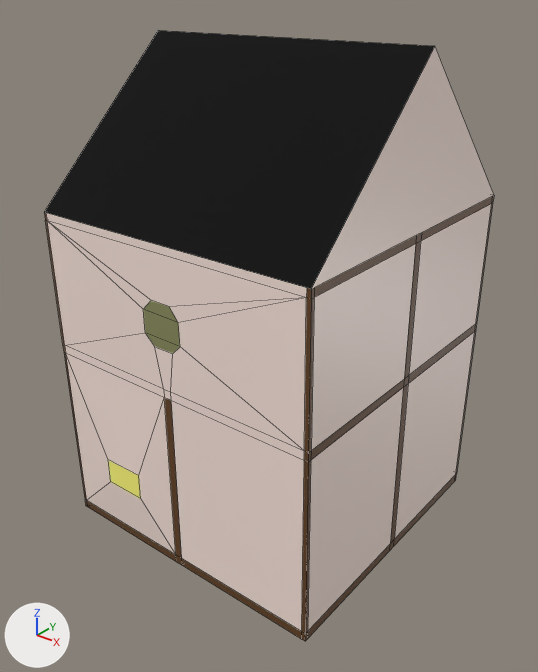
The Blender file Assets/Models/Environment/Scenes/Luthadel/Luthadel_house_2f_simple.blend as it was, and as the next commit left it.
One viewpoint serves both versions: a 50 mm camera at (8.7, -11.16, 10.88) aimed at (0.1, -0.41, 4.22). The axes (+X, +Y, +Z) are drawn at lower left. The lights are the same throughout. Mesh edges are drawn as thin lines. The same objects are shown in both versions, whatever each file hides.

Names of what the first picture shows: 'LOD2'.
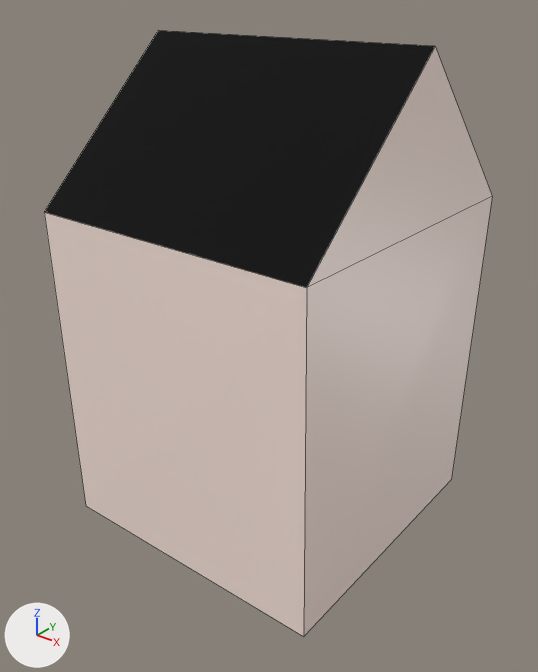
Scene script edits in JSON lines:
```json
{"op": "add", "block": "me_cube_018", "code": ["me_cube_018 = bpy.data.meshes.new('Cube.018')", "me_cube_018.from_pydata([(-3.15, -3.12, 6.85), (-3.07, -3.12, -0.02), (3.03, 0.02, 9.89), (-3.07, 0.01, 9.88), (-3.07, 2.95, -0.02), (3.06, 3.0, 6.91), (-3.1, 3.0, 6.9), (2.95, -3.11, 6.86), (2.99, 2.96, 0.0), (3.02, -3.04, 0.0)], [], [(5, 6, 3, 2), (7, 5, 2), (6, 0, 3), (8, 9, 1, 4), (7, 0, 1, 9), (7, 2, 3, 0), (8, 4, 6, 5), (6, 4, 1, 0), (5, 7, 9, 8)])", "for i in [0, 5]: me_cube_018.polygons[i].material_index = 1", "me_cube_018.materials.append(mat_plaster)  # white #ffeae1", "me_cube_018.materials.append(mat_roof)  # black #141414"]}
{"op": "set", "path": "ob_lod2", "old": "bpy.data.objects.new('LOD2', me_cube_007)", "new": "bpy.data.objects.new('LOD2', me_cube_018)"}
```

Boxes [x1, y1, x2, y2] around the edits, measured in the pictures (538 x 672 px):
```json
{"object": "LOD2", "change": "recoloured, reshaped", "before": [44, 30, 494, 641], "after": [44, 30, 492, 637]}
{"part": 1, "of": "me_cube_007", "change": "recoloured", "before": [65, 346, 164, 397]}
{"part": 2, "of": "me_cube_007", "change": "recoloured", "before": [164, 389, 171, 400]}
{"part": 3, "of": "me_cube_007", "change": "recoloured", "before": [46, 213, 307, 297]}
{"part": 4, "of": "me_cube_007", "change": "recoloured", "before": [171, 392, 304, 460]}
```
